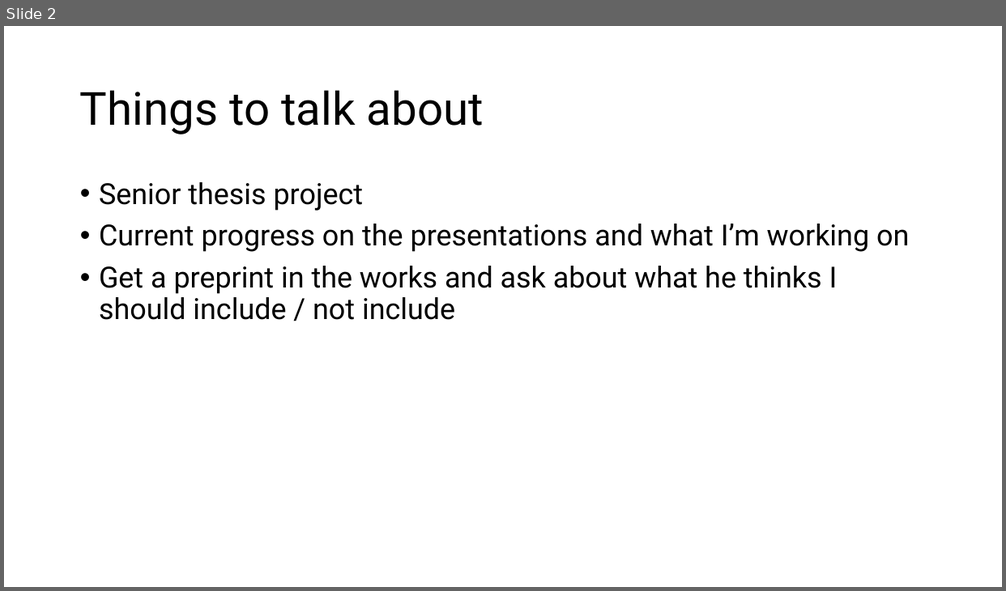
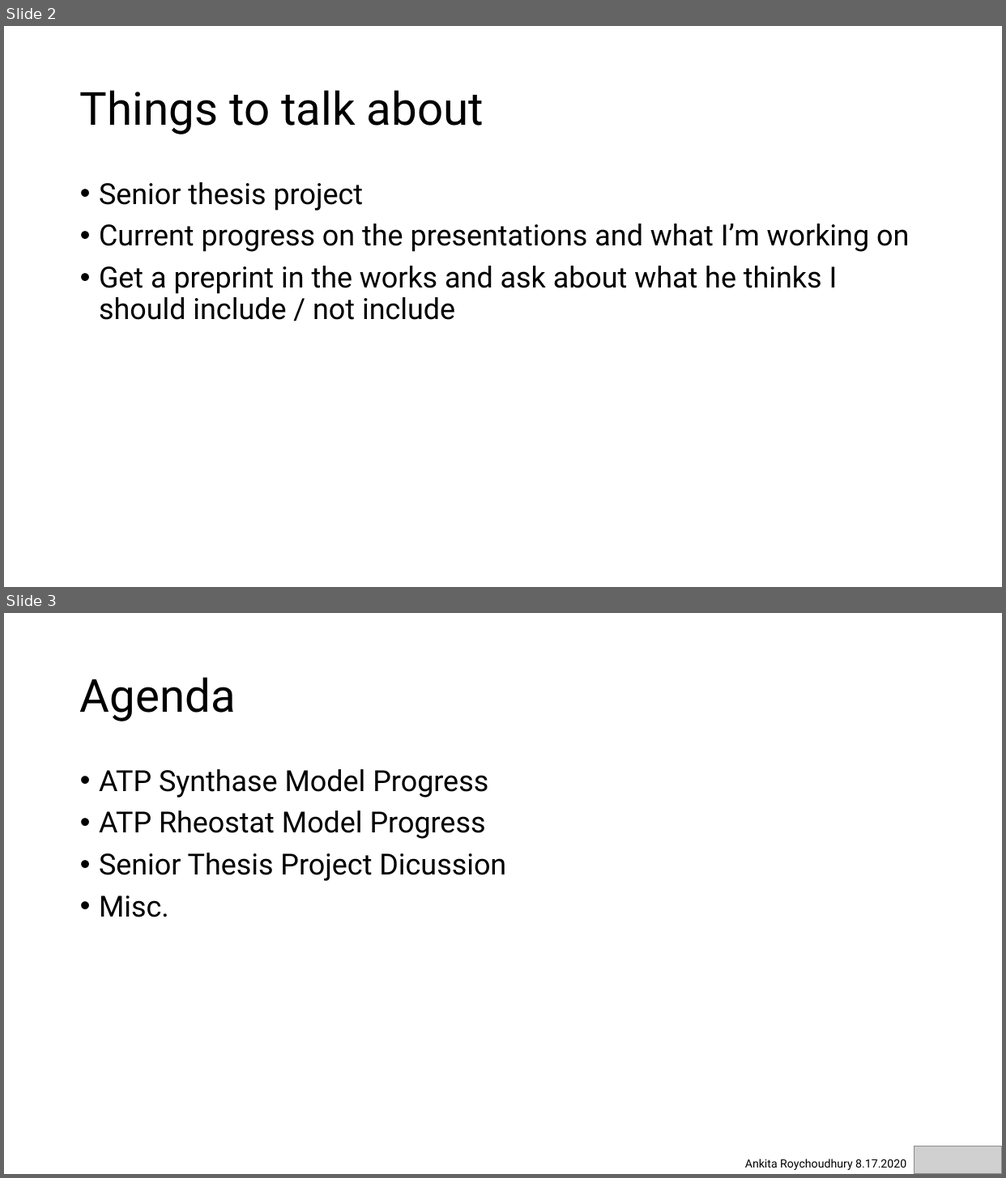
Before and after one commit to AnkitaRoychoudhury/ug_murray, a slide deck: miscellaneous/presentations/20200817_murray_mtg.pptx. Shown one above the other, each under a label of ours: slide 2 before the commit, slides 2 and 3 after it. The pictures are 1006x591 and 1006x1178 pixels, drawn with LibreOffice and Linux fonts; fonts in the diff are those of the drawing; grey boxes stand for pictures. Boxes give left, top, right and bottom in pixels: in the first picture for what was removed or moved away, otherwise in the second. Text is boxed around its words. In the diff, an @@ line names an element or a change of style, - is before the commit and + after.

Commit message:
working on presentations and atp synthase with ayush

```diff
--- a/miscellaneous/presentations/20200817_murray_mtg.pptx
+++ b/miscellaneous/presentations/20200817_murray_mtg.pptx
@@ slide 3 added at box(4, 613, 1002, 1174), background #FFFFFF @@
@@ title added at box(80, 677, 236, 722), 44 pt, text #000000 @@
+Agenda
@@ text added at box(99, 769, 506, 918), 28 pt, text #000000 @@
+• ATP Synthase Model Progress
+• ATP Rheostat Model Progress
+• Senior Thesis Project Dicussion
+• Misc.
@@ picture added at box(914, 1146, 1002, 1174) @@
@@ text added at box(745, 1159, 906, 1170), 11 pt, text #000000 @@
+Ankita Roychoudhury 8.17.2020
```
Also in this commit, not shown: 1 slide changed, 11 other slides added, 14 other files.
